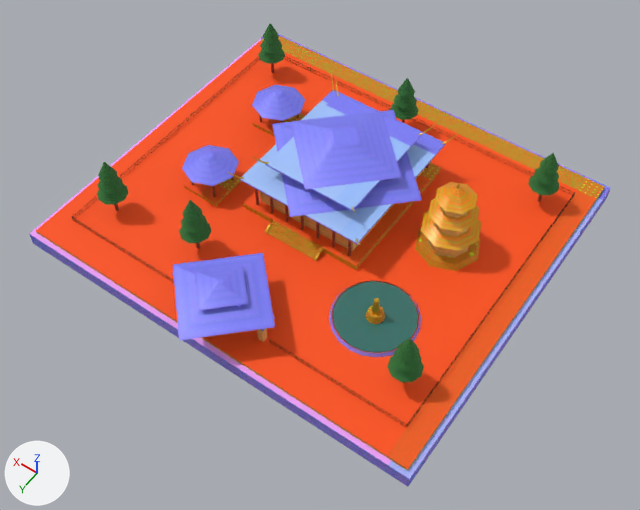
The glTF model assets/hero_landmarks_ultra/ultra_lm_34_chua_linh_son.glb: old version first, new version second.
One viewpoint serves both versions: a camera (50 mm lens) standing at (-65.5, 93.7, 131.9) and looking at (-5.5, 9.7, 0.0). Every picture has the same lights, and +X, +Y and +Z are marked at lower left. The first picture is the older version. Vertices at exactly the same position are counted once.

In view in the first picture: 'Courtyard_And_DragonSteps', 'Curved_Hue_Temple_Roofs', 'FoundationSkirt_Minus3m', 'LotusPond_Water', 'MainSanctuary_And_PatriarchHall_Walls', 'Perimeter_Balustrades', 'PineHill_And_Gardens', 'ThreeTier_Octagonal_Stupa_Roofs' and 2 more.
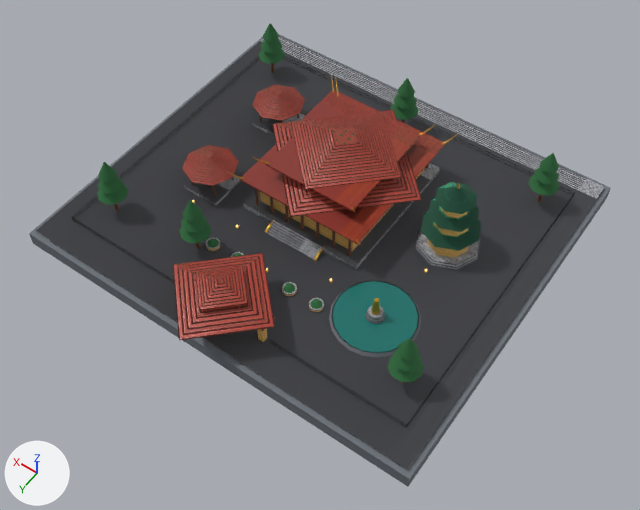
Patch to the scene script:
```diff
--- a/assets/hero_landmarks_ultra/ultra_lm_34_chua_linh_son.glb.py
+++ b/assets/hero_landmarks_ultra/ultra_lm_34_chua_linh_son.glb.py
@@ img_image_5 @@
-img_image_5 = load_image('Image_5', '_unpacked/Image_5', 512, 512, 'sRGB')
+img_image_5 = load_image('Image_5', '_unpacked/Image_5', 1024, 1024, 'Non-Color')
@@ img_image_6 @@
-img_image_6 = load_image('Image_6', '_unpacked/Image_6', 512, 512, 'sRGB')
+img_image_6 = load_image('Image_6', '_unpacked/Image_6', 1024, 1024, 'Non-Color')
@@ img_image_1 @@
-img_image_1 = load_image('Image_1', '_unpacked/Image_1', 512, 512, 'sRGB')
+img_image_1 = load_image('Image_1', '_unpacked/Image_1', 1024, 1024, 'Non-Color')
@@ img_image_2 @@
-img_image_2 = load_image('Image_2', '_unpacked/Image_2', 512, 512, 'sRGB')
+img_image_2 = load_image('Image_2', '_unpacked/Image_2', 1024, 1024, 'Non-Color')
@@ mat_linhson_hillside_skirt_stone @@
 mat_linhson_hillside_skirt_stone = principled_material('LinhSon_Hillside_Skirt_Stone')
-mat_linhson_hillside_skirt_stone.texture = img_image_5
+mat_linhson_hillside_skirt_stone.base_color = (0.156, 0.175, 0.198)  # grey #6e747b
 mat_linhson_hillside_skirt_stone.metallic = 0.04
@@ mat_pbr1024_octagonal_stupa_glazed_emerald_roof @@
+mat_pbr1024_octagonal_stupa_glazed_emerald_roof = bpy.data.materials.new('PBR1024_Octagonal_Stupa_Glazed_Emerald_Roof')
+# uses the picture img_image_10
+# uses the picture img_image_8
+# uses the picture img_image_9
@@ mat_pbr1024_curved_terracotta_dragon_roof @@
+mat_pbr1024_curved_terracotta_dragon_roof = bpy.data.materials.new('PBR1024_Curved_Terracotta_Dragon_Roof')
+# uses the picture img_image_4
+# uses the picture img_image_5
+# uses the picture img_image_6
@@ mat_pbr1024_imperial_hue_ochre_temple_wall @@
+mat_pbr1024_imperial_hue_ochre_temple_wall = bpy.data.materials.new('PBR1024_Imperial_Hue_Ochre_Temple_Wall')
+# uses the picture img_image_0
+# uses the picture img_image_1
+# uses the picture img_image_2
@@ mat_pbr1024_linhson_courtyard_wetdew_granite @@
+mat_pbr1024_linhson_courtyard_wetdew_granite = bpy.data.materials.new('PBR1024_LinhSon_Courtyard_WetDew_Granite')
+# uses the picture img_image_12
+# uses the picture img_image_13
+# uses the picture img_image_14
@@ me_courtyard_and_dragonsteps @@
-me_courtyard_and_dragonsteps.from_pydata(...)  # 122 vertices, 160 faces; spans x -42.0..42.0, y -37.0..37.0, z 0.0..2.8
+me_courtyard_and_dragonsteps.from_pydata(...)  # 222 vertices, 304 faces; spans x -42.0..42.0, y -37.0..37.0, z 0.0..2.8
+# me_courtyard_and_dragonsteps part 1: a new loose piece of 25 vertices spanning x -13.4..-10.6, y 18.6..21.4, z 1.2..1.3, in mat_pbr1024_linhson_courtyard_wetdew_granite
+# me_courtyard_and_dragonsteps part 2: a new loose piece of 25 vertices spanning x -7.4..-4.6, y 18.6..21.4, z 1.2..1.3, in mat_pbr1024_linhson_courtyard_wetdew_granite
+# me_courtyard_and_dragonsteps part 3: a new loose piece of 25 vertices spanning x 10.6..13.4, y 18.6..21.4, z 1.2..1.3, in mat_pbr1024_linhson_courtyard_wetdew_granite
+# me_courtyard_and_dragonsteps part 4: 160 faces spanning x -42.0..42.0, y -37.0..37.0, z 0.0..2.8 switch from mat_pagoda_courtyard_granite (picture img_image_6) to mat_pbr1024_linhson_courtyard_wetdew_granite
+# other edits to the shape of me_courtyard_and_dragonsteps do not show in these pictures
@@ me_mainsanctuary_and_patriarchhall_walls @@
-me_mainsanctuary_and_patriarchhall_walls.from_pydata(...)  # 91 vertices, 122 faces; spans x -28.2..10.8, y -18.8..31.6, z 0.6..14.0
+me_mainsanctuary_and_patriarchhall_walls.from_pydata(...)  # 231 vertices, 316 faces; spans x -28.2..22.2, y -18.8..31.6, z 0.6..14.0
+# me_mainsanctuary_and_patriarchhall_walls part 5: 122 faces spanning x -28.2..10.8, y -18.8..31.6, z 0.6..14.0 switch from mat_imperial_hue_ochre_temple_wall (picture img_image_0) to mat_pbr1024_imperial_hue_ochre_temple_wall
+# edits to the shape of me_mainsanctuary_and_patriarchhall_walls do not show in these pictures
@@ me_curved_hue_temple_roofs @@
 me_curved_hue_temple_roofs.from_pydata(...)  # 102 vertices, 144 faces; spans x -17.4..27.6, y -23.4..42.4, z 6.2..15.4
-me_curved_hue_temple_roofs.materials.append(mat_curved_terracotta_dragon_roof)  # picture img_image_1
+me_curved_hue_temple_roofs.materials.append(mat_pbr1024_curved_terracotta_dragon_roof)
@@ me_threetier_octagonal_stupa_roofs @@
 me_threetier_octagonal_stupa_roofs.from_pydata(...)  # 68 vertices, 96 faces; spans x -29.8..-18.2, y -11.8..-0.2, z 5.85..16.6
-me_threetier_octagonal_stupa_roofs.materials.append(mat_octagonal_stupa_glazed_emerald_roof)  # picture img_image_2
+me_threetier_octagonal_stupa_roofs.materials.append(mat_pbr1024_octagonal_stupa_glazed_emerald_roof)
@@ me_pinehill_and_gardens @@
-me_pinehill_and_gardens.from_pydata(...)  # 378 vertices, 540 faces; spans x -36.0..36.0, y -30.9..26.9, z 5.4..13.8
+me_pinehill_and_gardens.from_pydata(...)  # 462 vertices, 660 faces; spans x -36.0..36.0, y -30.9..26.9, z 1.3..13.8
+# me_pinehill_and_gardens part 6: a new loose piece of 21 vertices spanning x -13.1..-10.9, y 18.9..21.1, z 1.3..2.1, in mat_linhson_pine_and_bodhi_garden (dark green #286738)
+# me_pinehill_and_gardens part 7: a new loose piece of 21 vertices spanning x -7.1..-4.9, y 18.9..21.1, z 1.3..2.1, in mat_linhson_pine_and_bodhi_garden (dark green #286738)
+# me_pinehill_and_gardens part 8: a new loose piece of 21 vertices spanning x 10.9..13.1, y 18.9..21.1, z 1.3..2.1, in mat_linhson_pine_and_bodhi_garden (dark green #286738)
+# other edits to the shape of me_pinehill_and_gardens do not show in these pictures
 me_pinehill_and_gardens.materials.append(mat_linhson_pine_and_bodhi_garden)
```

What differs and where, as boxes [x1, y1, x2, y2] in the pictures (640 x 510 px):
'Courtyard_And_DragonSteps', surface changed, reshaped (orange to grey)
    both: [36, 36, 605, 471]
'Curved_Hue_Temple_Roofs', surface changed, recoloured (blue to red)
    both: [172, 85, 446, 340]
'FoundationSkirt_Minus3m', surface changed
    both: [29, 34, 611, 487]
'ThreeTier_Octagonal_Stupa_Roofs', surface changed, recoloured (orange to green)
    both: [421, 182, 481, 251]
'MainSanctuary_And_PatriarchHall_Walls', surface changed
    both: [257, 169, 469, 342]
part 1 of me_courtyard_and_dragonsteps, added
    after: [308, 298, 324, 311]
part 2 of me_courtyard_and_dragonsteps, added
    after: [282, 282, 297, 295]
part 3 of me_courtyard_and_dragonsteps, added
    after: [205, 237, 220, 249]
part 4 of me_courtyard_and_dragonsteps, recoloured (orange to grey)
    both: [36, 36, 605, 471]
part 6 of me_pinehill_and_gardens, added
    after: [310, 299, 322, 309]
part 7 of me_pinehill_and_gardens, added
    after: [283, 283, 295, 293]
part 8 of me_pinehill_and_gardens, added
    after: [207, 239, 219, 248]
